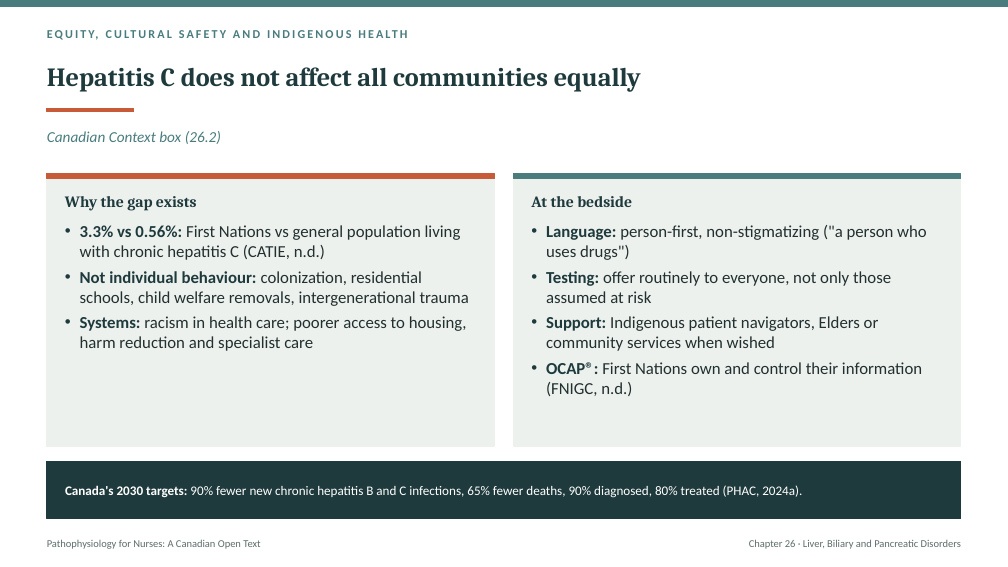
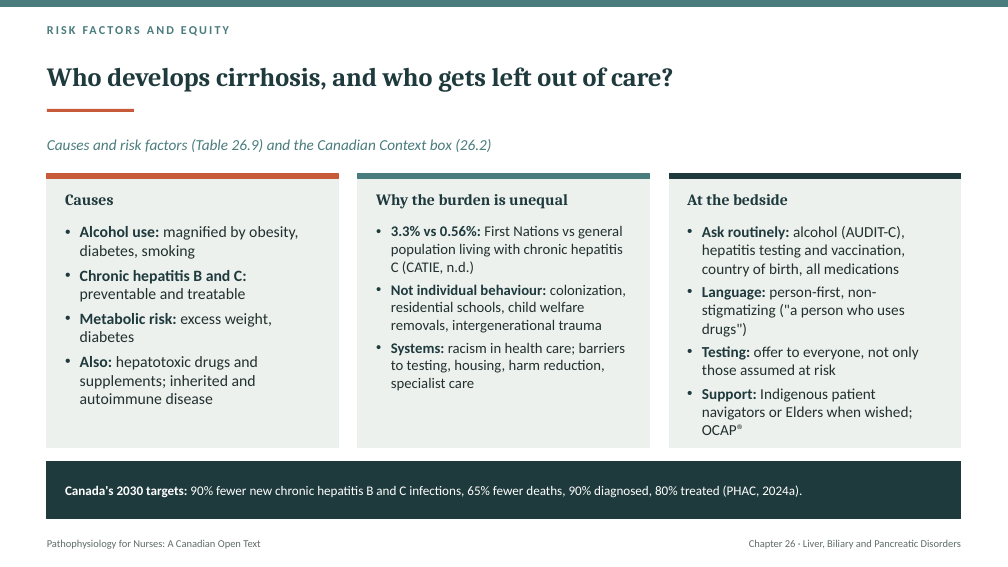
Before and after one commit to andrewleenl/opensourcenursing, a slide deck: slide 15 of Ch26_Liver_Biliary_and_Pancreatic_Disorders_Lecture_Presentation.pptx (slide 40 before the commit). Drawn at 1008x567 pixels with LibreOffice and Linux fonts; fonts in the diff are those of the drawing. Boxes give left, top, right and bottom in pixels: in the first picture for what was removed or moved away, otherwise in the second. Text is boxed around its words. In the diff, an @@ line names an element or a change of style, - is before the commit and + after.

```diff
--- a/Ch26_Liver_Biliary_and_Pancreatic_Disorders_Lecture_Presentation.pptx
+++ b/Ch26_Liver_Biliary_and_Pancreatic_Disorders_Lecture_Presentation.pptx
@@ text at <box>47,23,961,45</box>: text changed @@
-EQUITY, CULTURAL SAFETY AND INDIGENOUS HEALTH
+RISK FACTORS AND EQUITY
@@ text "RISK FACTORS AND EQUITY" at <box>47,23,961,45</box>: vertical alignment middle to top @@
@@ title at <box>47,67,673,92</box>: text changed @@
-Hepatitis C does not affect all communities equally
+Who develops cirrhosis, and who gets left out of care?
@@ text at <box>47,139,491,152</box>: text changed @@
-Canadian Context box (26.2)
+Causes and risk factors (Table 26.9) and the Canadian Context box (26.2)
@@ text "Causes and risk factors (Table ..." at <box>47,139,491,152</box>: vertical alignment top to middle @@
@@ rectangle: place and size @@
-rectangle at <box>47,174,495,446</box>
+rectangle at <box>47,174,339,448</box>
@@ rectangle: place and size @@
-rectangle at <box>47,174,495,178</box>
+rectangle at <box>47,174,339,178</box>
@@ rectangle: place and size @@
-rectangle at <box>513,174,961,178</box>
+rectangle at <box>358,174,650,178</box>
@@ rectangle added at <box>358,174,650,448</box>, fill #EDF1EE, outline #EDF1EE 1 pt @@
@@ rectangle: place and size @@
-rectangle at <box>513,174,961,446</box>
+rectangle at <box>669,174,961,448</box>
@@ rectangle added at <box>669,174,961,178</box>, fill #1F3A3D, outline #1F3A3D 1 pt @@
@@ text removed at <box>65,196,197,211</box> @@
-Why the gap exists
@@ text added at <box>65,194,114,205</box>, 15 pt, text #1F3A3D, bold @@
+Causes
@@ text added at <box>376,194,568,209</box>, 15 pt, text #1F3A3D, bold @@
+Why the burden is unequal
@@ text "At the bedside": place and size @@
-text "At the bedside" at <box>531,196,632,207</box>
+text "At the bedside" at <box>687,194,788,205</box>
@@ text added at <box>80,226,298,404</box>, 15 pt, text #22302F @@
+• Alcohol use: magnified by obesity, diabetes, smoking
+• Chronic hepatitis B and C: preventable and treatable
+• Metabolic risk: excess weight, diabetes
+• Also: hepatotoxic drugs and supplements; inherited and autoimmune disease
@@ text "3.3% vs 0.56%: First Nations ...": place and size @@
-text "3.3% vs 0.56%: First Nations ..." at <box>80,225,469,351</box>
+text "3.3% vs 0.56%: First Nations ..." at <box>391,226,626,391</box>
@@ text at <box>391,226,626,333</box>: size 16 to 14 pt in "3.3% vs 0.56%: First Nations vs general ...", "Not individual behaviour: colonization, residential schools, ..." @@
@@ text "Ask routinely: alcohol (AUDIT-C), hepatitis ...": place and size @@
-text "Ask routinely: alcohol (AUDIT-C), hepatitis ..." at <box>546,225,927,396</box>
+text "Ask routinely: alcohol (AUDIT-C), hepatitis ..." at <box>702,226,918,435</box>
@@ text at <box>702,226,905,277</box>: paragraph added @@
+• Ask routinely: alcohol (AUDIT-C), hepatitis testing and vaccination, country of birth, all medications
@@ text at <box>702,286,905,337</box>: size 16 to 14.5 pt in "Language: person-first, non-stigmatizing ("a person who uses ..." @@
@@ text at <box>391,342,625,391</box>: text changed; size 16 to 14 pt @@
-• Systems: racism in health care; poorer access to housing, harm reduction and specialist care
+• Systems: racism in health care; barriers to testing, housing, harm reduction, specialist care
@@ text at <box>702,346,918,435</box>: text changed; size 16 to 14.5 pt @@
-• Testing: offer routinely to everyone, not only those assumed at risk
-• Support: Indigenous patient navigators, Elders or community services when wished
-• OCAP®: First Nations own and control their information (FNIGC, n.d.)
+• Testing: offer to everyone, not only those assumed at risk
+• Support: Indigenous patient navigators or Elders when wished; OCAP®
```
Also in this commit, not shown: 34 other slides changed, 20 slides added, 15 slides removed, 2 other files.
